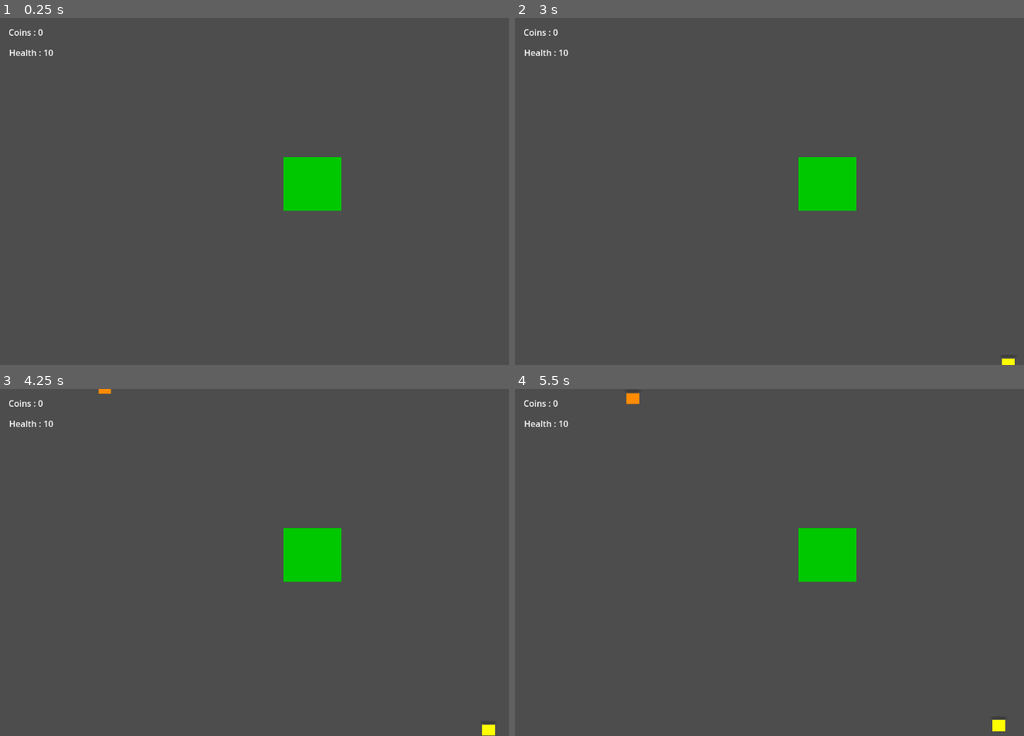
Above: before the commit, frames 1-4 (two rows, left to right).
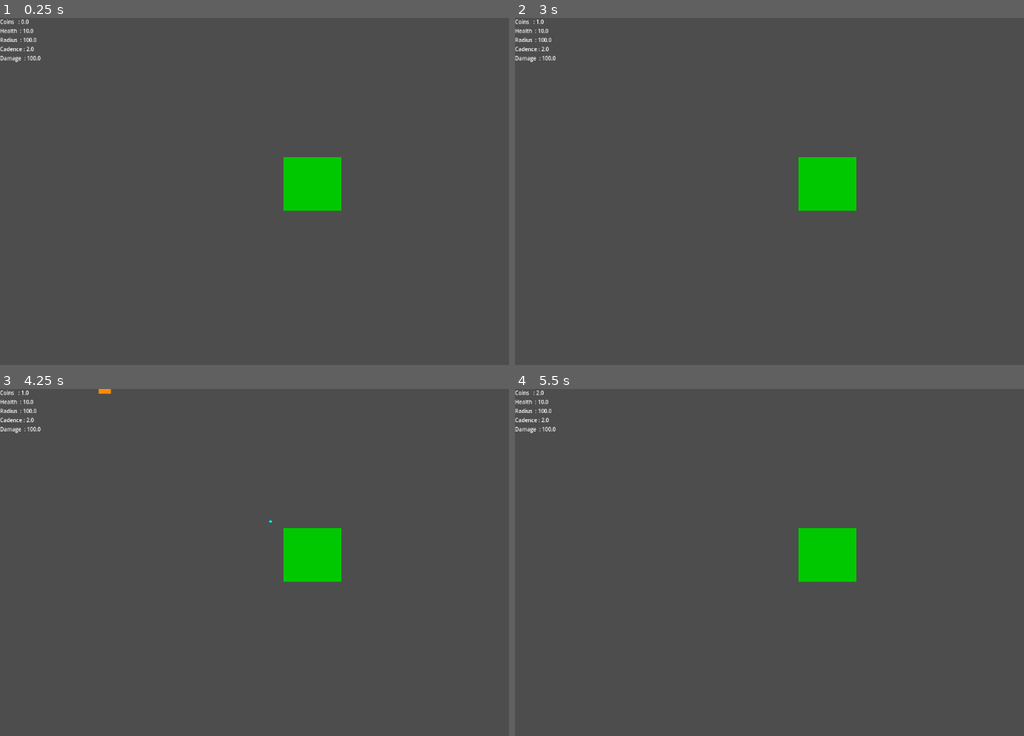
Above: after the commit, the same moments.

Repository: jakubaszcz/Prototype-Evil-Tower
Game: Godot game, scene res://Components/Scenes/Game.tscn
The game is run twice, just before and just after one commit, with the same random seed, the same clock (stepped at 60 frames per second) and the same inputs.
Inputs:
- Up to frame 1 (0.25 s): no input
- Up to frame 2 (3 s): tap Enter at 0.5, 2 s; tap Space at 1.25, 2.75 s
- Up to frame 3 (4.25 s): tap Enter at 3.5 s
- Up to frame 4 (5.5 s): no input

The runs differ from the first frame. In frame 1, 0.4% of the frame differs, in the area x 0-11%, y 0-13%; in frame 2, 0.4%; in frame 3, 0.5%; in frame 4, 0.5%, in the area x 0-97%, y 0-99%.

Commit message:
[PET] Abilities Have Been Update

Diff:
--- a/Components/Entities/Player.tscn
+++ b/Components/Entities/Player.tscn
@@ -11,8 +11,10 @@
 [sub_resource type="CircleShape2D" id="CircleShape2D_oo1nr"]
 radius = 178.0702
 
-[node name="Player" type="CharacterBody2D"]
+[node name="Player" type="CharacterBody2D" node_paths=PackedStringArray("cooldown", "trigger_collider")]
 script = ExtResource("1_gieyj")
+cooldown = NodePath("ShootCooldown")
+trigger_collider = NodePath("RadiusArea/CollisonArea")
 
 [node name="Sprite" type="Sprite2D" parent="."]
 self_modulate = Color(0, 0.785777, 0, 1)
--- a/Components/Interfaces/Game/PlayerStatistics.gd
+++ b/Components/Interfaces/Game/PlayerStatistics.gd
@@ -1,8 +1,11 @@
 extends Node
 
-@onready var coins_label = $Coins
-@onready var health_label = $Health
+@onready var infos_label = $Infos
+
 
 func _physics_process(_delta: float) -> void:
-	coins_label.text = "Coins : " + str(Game.game_coin)
-	health_label.text = "Health : " + str(Game.game_health)
+	infos_label.text =  "Coins   : " + str(Game.game_coin)   + "\n" \
+					  + "Health  : " + str(Game.game_health) + "\n" \
+					  + "Radius  : " + str(Game.game_radius) + "\n" \
+					  + "Cadence : " + str(Game.game_cadence) + "\n" \
+					  + "Damage  : " + str(Game.game_damage)
--- a/Components/Interfaces/Game/player_statistics.tscn
+++ b/Components/Interfaces/Game/player_statistics.tscn
@@ -5,16 +5,7 @@
 [node name="PlayerStatistics" type="CanvasLayer"]
 script = ExtResource("1_mso56")
 
-[node name="Health" type="Label" parent="."]
-offset_left = 17.0
-offset_top = 53.0
-offset_right = 107.0
-offset_bottom = 76.0
-text = "Coins : NaN"
-
-[node name="Coins" type="Label" parent="."]
-offset_left = 16.0
-offset_top = 15.0
-offset_right = 106.0
-offset_bottom = 38.0
-text = "Coins : NaN"
+[node name="Infos" type="Label" parent="."]
+offset_right = 90.0
+offset_bottom = 23.0
+theme_override_font_sizes/font_size = 10
--- a/Scripts/Entities/Player.gd
+++ b/Scripts/Entities/Player.gd
@@ -5,6 +5,15 @@
 
 @onready var projectile_scene = load("res://Components/Utils/Projectiles.tscn")
 @onready var detection_area: Area2D = $RadiusArea
+
+# On Load
+@export var cooldown : Timer
+@export var trigger_collider : CollisionShape2D
+
+func _ready():
+	cooldown.wait_time = Game.game_cadence
+	trigger_collider.scale.x = Game.game_radius
+	trigger_collider.scale.y = Game.game_radius
 
 func _physics_process(_delta: float) -> void:
 	if not can_shoot: return
@@ -24,7 +33,6 @@
 	get_parent().call_deferred("add_child", projectile)
 
 func _take_damage(damage : float):
-	print("Took " + str(damage) + " damage, now at " + str(Game.game_health - damage))
 	if ((Game.game_health - damage) <= 0): queue_free()
 	else: Game.game_health -= damage
 
--- a/Scripts/Game.gd
+++ b/Scripts/Game.gd
@@ -1,5 +1,8 @@
 extends Node
 
 # Start Coin
-var game_coin: = 0 + Global.start_coin
-var game_health = 10 + Global.abilities_health
+var game_coin : float = 0 + Global.start_coin
+var game_health : float = 10 + Global.abilities_health
+var game_radius : float = 100.0 + Global.abilities_radius
+var game_cadence : float = 2.0 + Global.abilities_cadence
+var game_damage : float = 100.0 + Global.abilities_attack
--- a/Scripts/Global.gd
+++ b/Scripts/Global.gd
@@ -10,9 +10,10 @@
 
 
 # Abilities
-var abilities_attack := 5 # Global Abilities, That Affects IG
-var abilities_radius := 0 # Global Abilities, That Affects IG
-var abilities_health := 0 # Global Abilities, That Affects IG
+var abilities_attack : float = 0.0 # Global Abilities, That Affects IG
+var abilities_radius : float = 0.0  # Global Abilities, That Affects IG
+var abilities_health : float = 0.0 # Global Abilities, That Affects IG
+var abilities_cadence : float = 0.0
 
 # Bonuses
 var start_coin := 0
@@ -26,6 +27,7 @@
 		abilities_health = config.get_value("progress", "attack", 10)
 		abilities_radius = config.get_value("progress", "radius", 10)
 		abilities_health = config.get_value("progress", "health", 10)
+		abilities_cadence = config.get_value("progress", "cadence", 10)
 		start_coin = config.get_value("progress", "coin", 0)
 	else:
 		print("No save have been found.")
@@ -37,5 +39,6 @@
 	config.get_value("progress", "attack", abilities_attack)
 	config.get_value("progress", "radius", abilities_radius)
 	config.get_value("progress", "health", abilities_health)
-	config.get_value("progress", "coint", start_coin)
+	config.get_value("progress", "cadence", abilities_cadence)
+	config.get_value("progress", "coin", start_coin)
 	config.save(progression_path)
--- a/Scripts/Map.gd
+++ b/Scripts/Map.gd
@@ -4,6 +4,7 @@
 @export var player: CharacterBody2D
 
 func _on_spawn_timer_timeout() -> void:
+	if not player: return
 	if enemies_to_spawn.is_empty():
 		return
 
--- a/Scripts/Utils/Projectiles.gd
+++ b/Scripts/Utils/Projectiles.gd
@@ -1,7 +1,7 @@
 extends CharacterBody2D
 
 var _projectile_speed = 500
-var _projectile_attack = Global.abilities_attack
+var _projectile_attack = Game.game_damage
 var _projectile_turning : float = 5.0
 var _target : Node2D = null
 var _velocity: Vector2 = Vector2.ZERO
